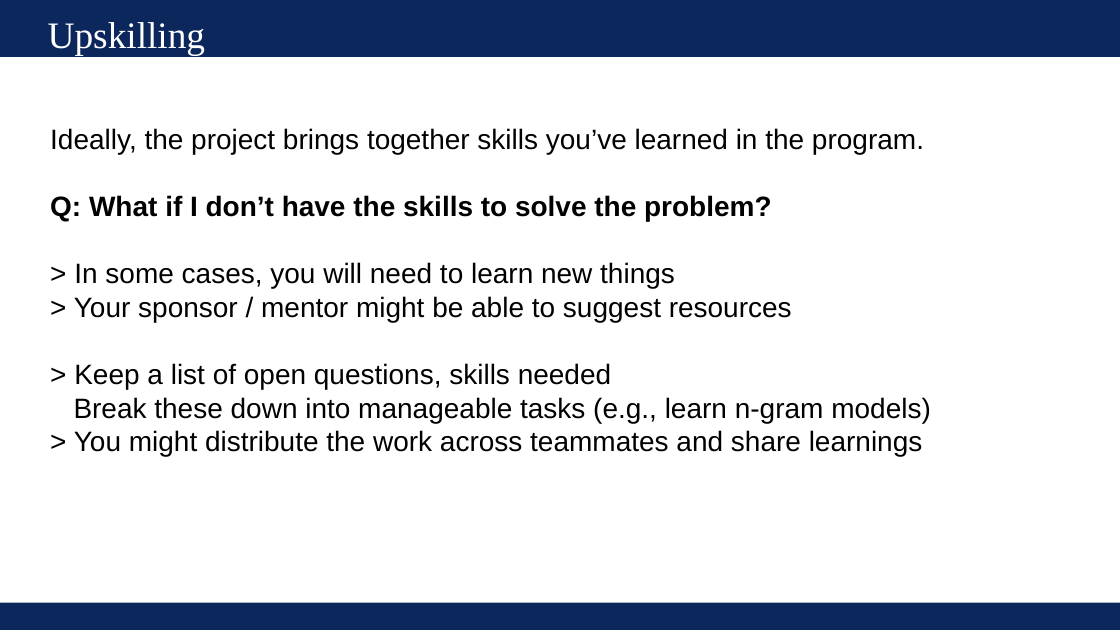
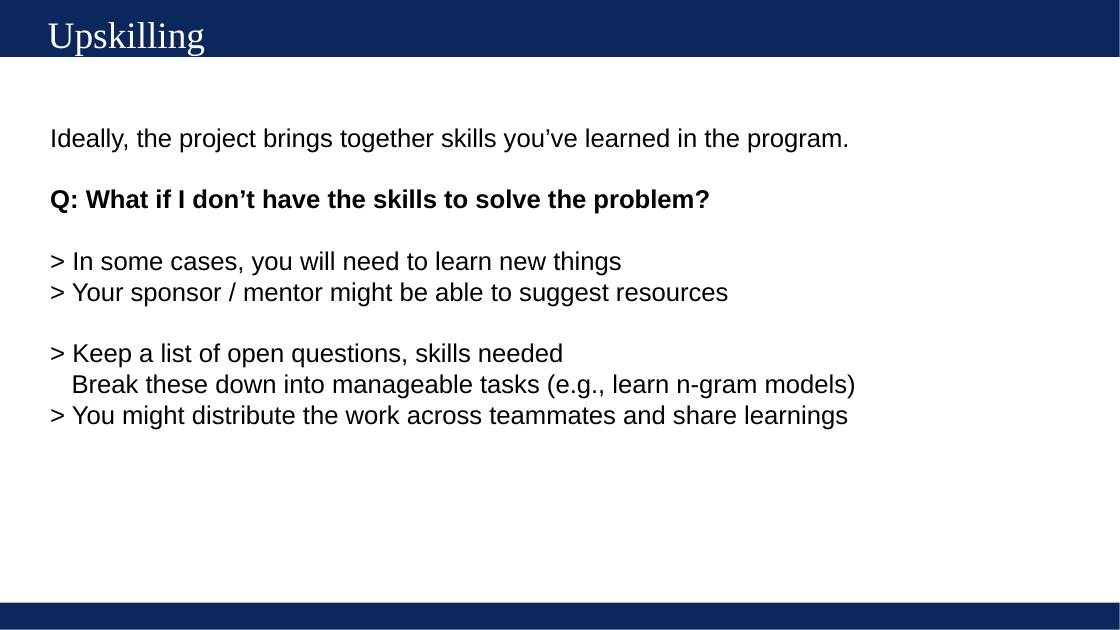
Before and after one commit to UVADS/ds6011, a slide deck: slide 11 of 08_getting_started_and_troubleshooting.pptx. Drawn at 1120x630 pixels with LibreOffice and Linux fonts; fonts in the diff are those of the drawing. Boxes give left, top, right and bottom in pixels: in the first picture for what was removed or moved away, otherwise in the second. Text is boxed around its words. In the diff, an @@ line names an element or a change of style, - is before the commit and + after.

```diff
--- a/08_getting_started_and_troubleshooting.pptx
+++ b/08_getting_started_and_troubleshooting.pptx
@@ text "Ideally, the project brings together ..." at box(50, 128, 856, 430): size 24 to 22 pt @@
```
Also in this commit, not shown: 4 other slides changed, 1 other file.
